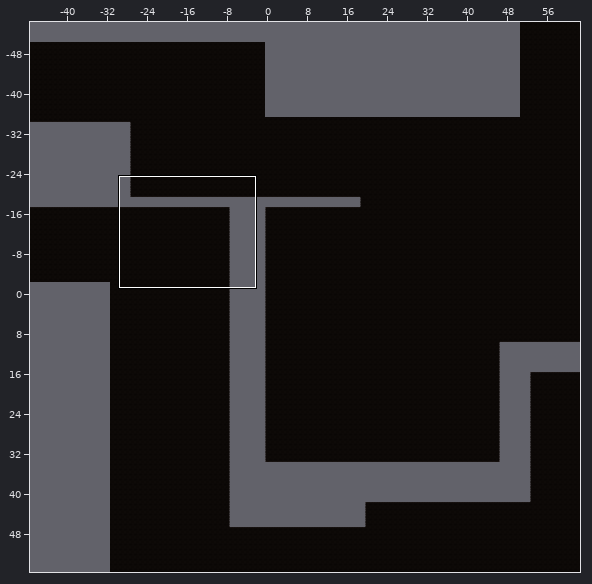
An edit to a level. Tiled map, Assets/Tiled/Level1TileMap/map1-0.tmx. The picture above shows the old version from afar; the outline marks the close-up.
Close-up. Earlier state:
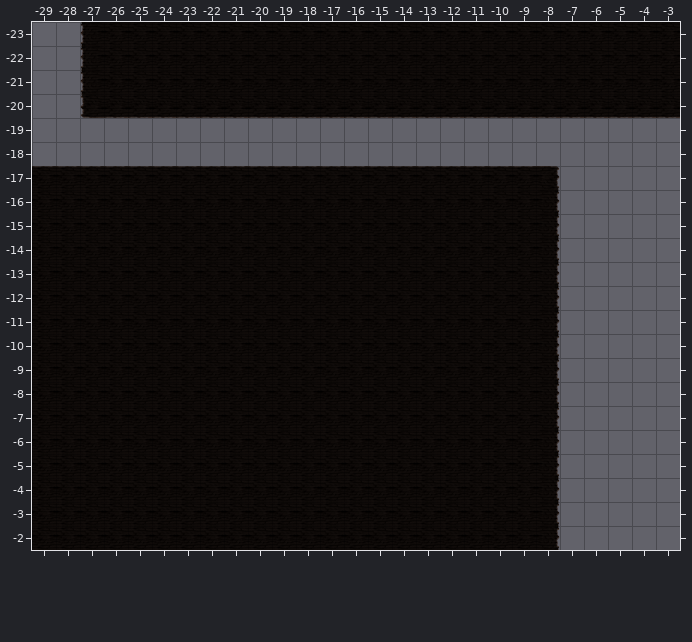
Cells are 256x256 px. Shown: x -29..-3, y -23..-2. The commit also changed other parts of the map, which this record leaves out.
After the commit:
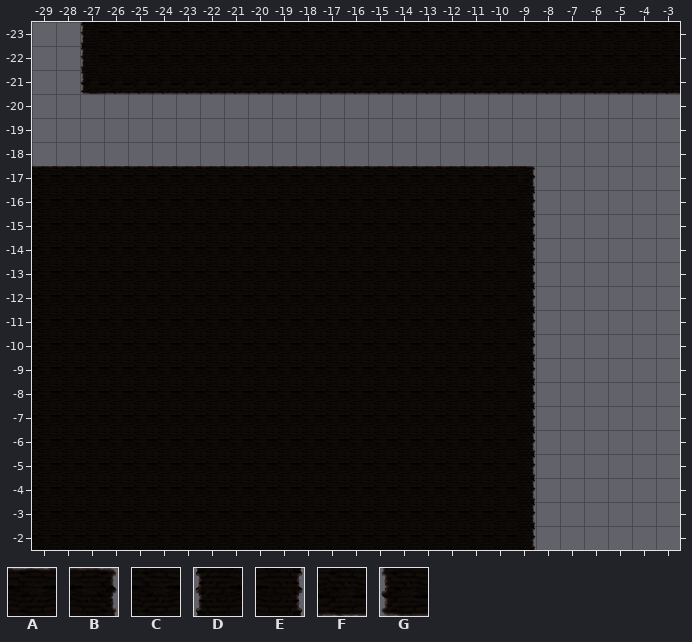
Key: from "Level1 Tileset": A 0, B 2, C 8, D 9, E 10, F 16, G 17.
_ is an empty cell, . an unchanged one.
Diff:
--- layer "ground"
@@ x -27..-3 @@
--21 DCCCCCCCCCCCCCCCCCCCCCCCC
--20 GFFFFFFFFFFFFFFFFFFFFFFFF
+-21 GFFFFFFFFFFFFFFFFFFFFFFFF
+-20 _________________________
@@ x -9..-8 @@
--17 AB
--16 CE
--15 CE
--14 CE
--13 CE
--12 CE
--11 CE
--10 CE
- -9 CE
- -8 CE
- -7 CE
- -6 CE
- -5 CE
- -4 CE
- -3 CE
- -2 CE
+-17 B_
+-16 E_
+-15 E_
+-14 E_
+-13 E_
+-12 E_
+-11 E_
+-10 E_
+ -9 E_
+ -8 E_
+ -7 E_
+ -6 E_
+ -5 E_
+ -4 E_
+ -3 E_
+ -2 E_
Pixel boxes of the changes (left, top, right, bottom) in both close-ups:
changed: (80, 70, 680, 118)
changed: (514, 166, 560, 550)
